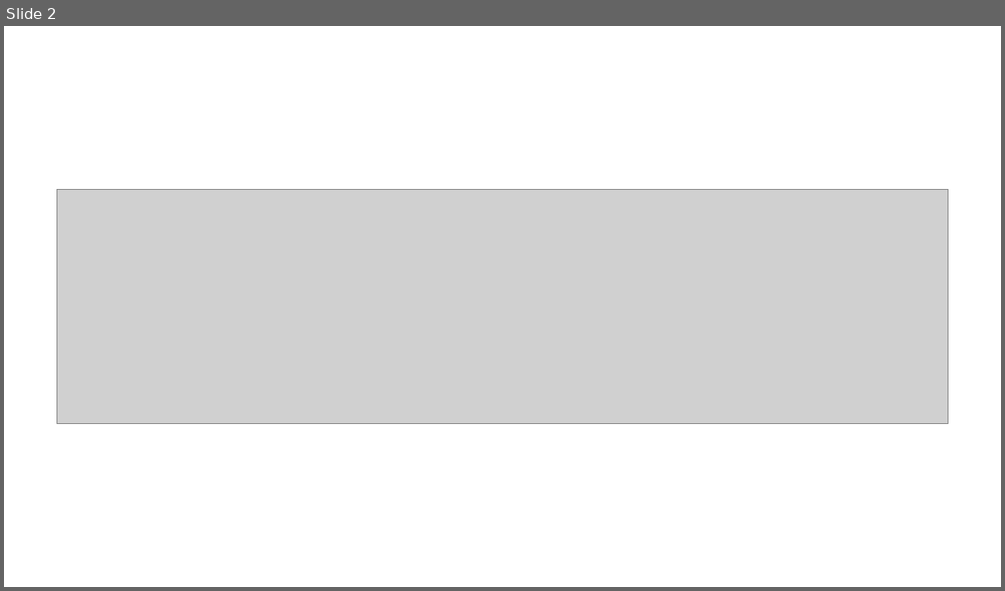
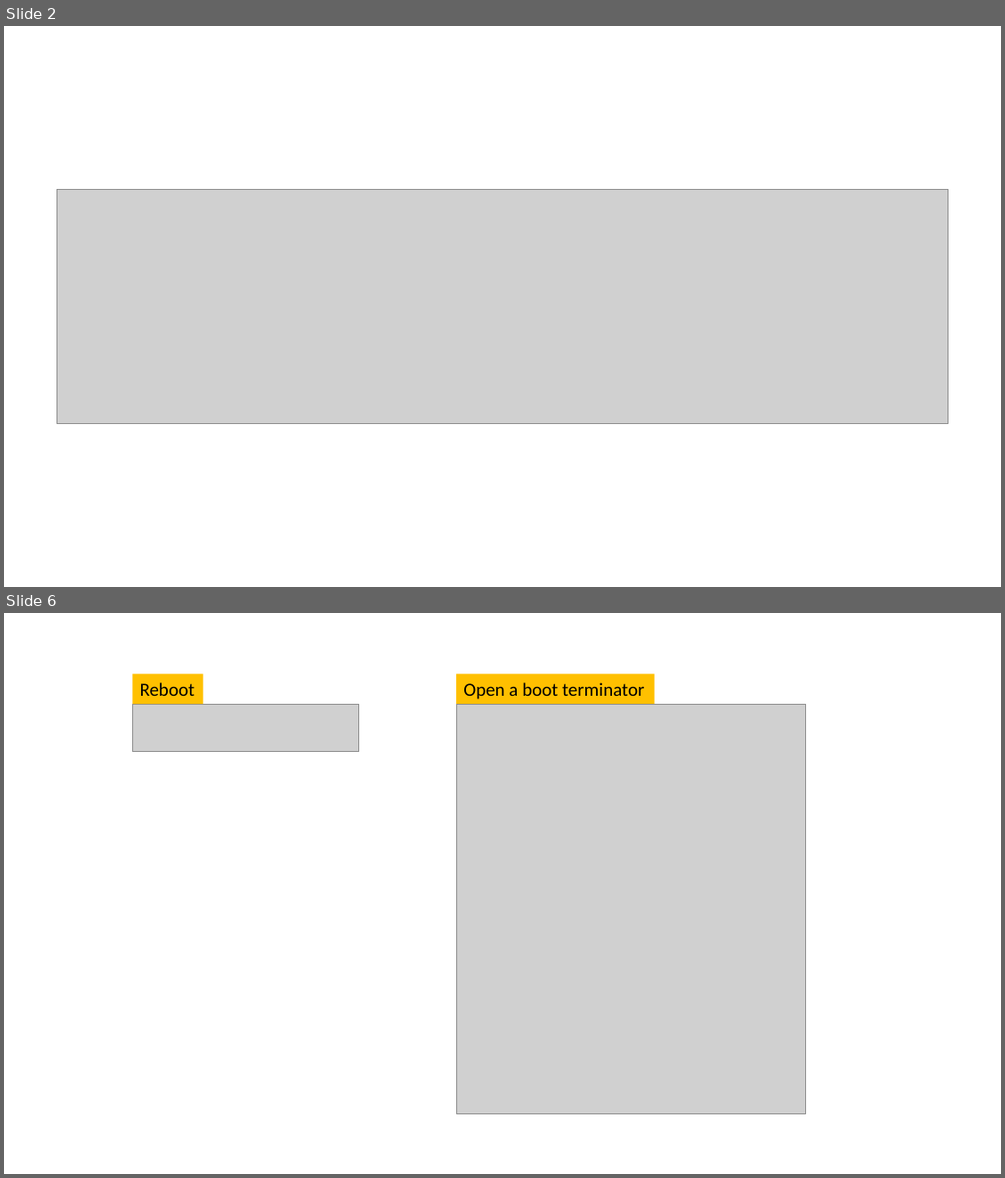
Before and after one commit to frankwxu/digital-forensics-lab, a slide deck: Help/Tool_installation.pptx. Shown one above the other, each under a label of ours: slide 2 before the commit, slides 2 and 6 after it; the slides between them are not shown. The pictures are 1005x591 and 1005x1178 pixels, drawn with LibreOffice and Linux fonts; fonts in the diff are those of the drawing; grey boxes stand for pictures; background and template pictures are left out. Boxes give left, top, right and bottom in pixels: in the first picture for what was removed or moved away, otherwise in the second. Text is boxed around its words. In the diff, an @@ line names an element or a change of style, - is before the commit and + after.

```diff
--- a/Help/Tool_installation.pptx
+++ b/Help/Tool_installation.pptx
@@ slide 6 added at [4,613,1001,1174], background #FFFFFF @@
@@ rectangle added at [133,674,202,704], fill #FFC000, 18 pt, text #000000 @@
+Reboot
@@ rectangle added at [456,674,655,704], fill #FFC000, 18 pt, text #000000 @@
+Open a boot terminator
@@ picture added at [133,705,359,751] @@
@@ picture added at [456,705,807,1114] @@
```
Also in this commit, not shown: 1 slide changed, 4 other slides added, 1 slide removed, 4 other files.
